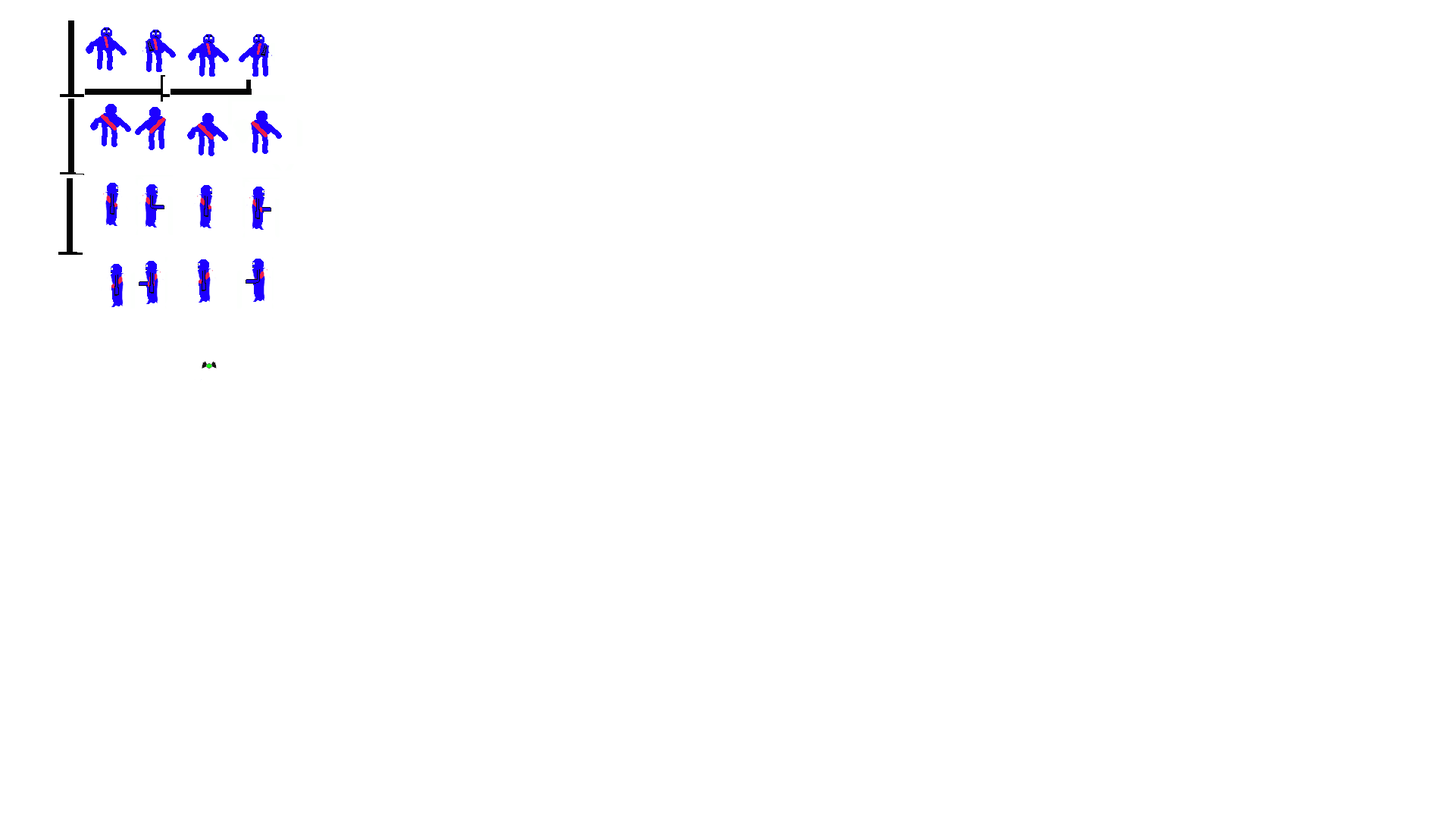
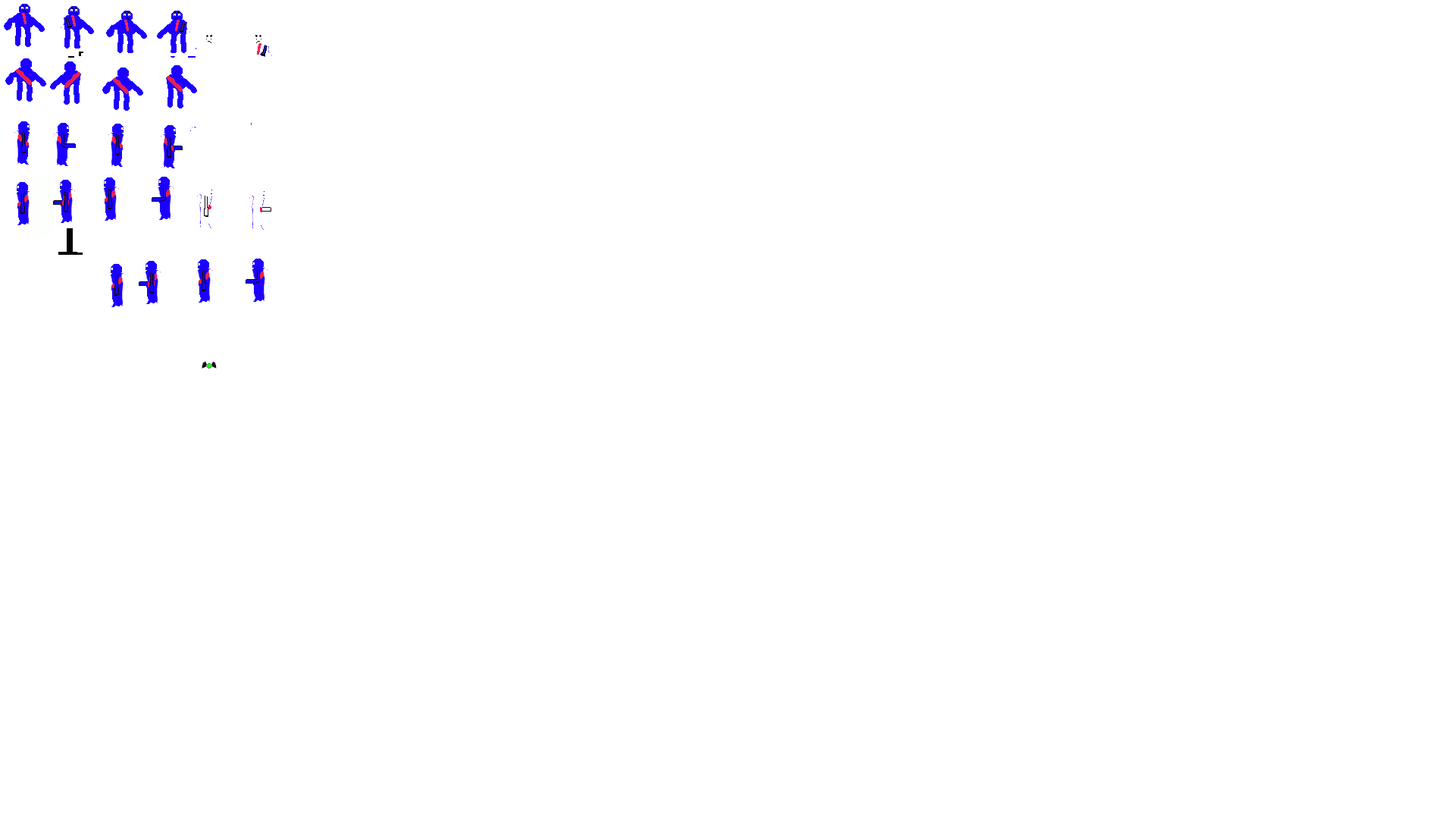
Layer changes from the first 1455 x 819 image to the second:
painted on "spritemaleman.bmp" over [3, 3, 282, 382]
